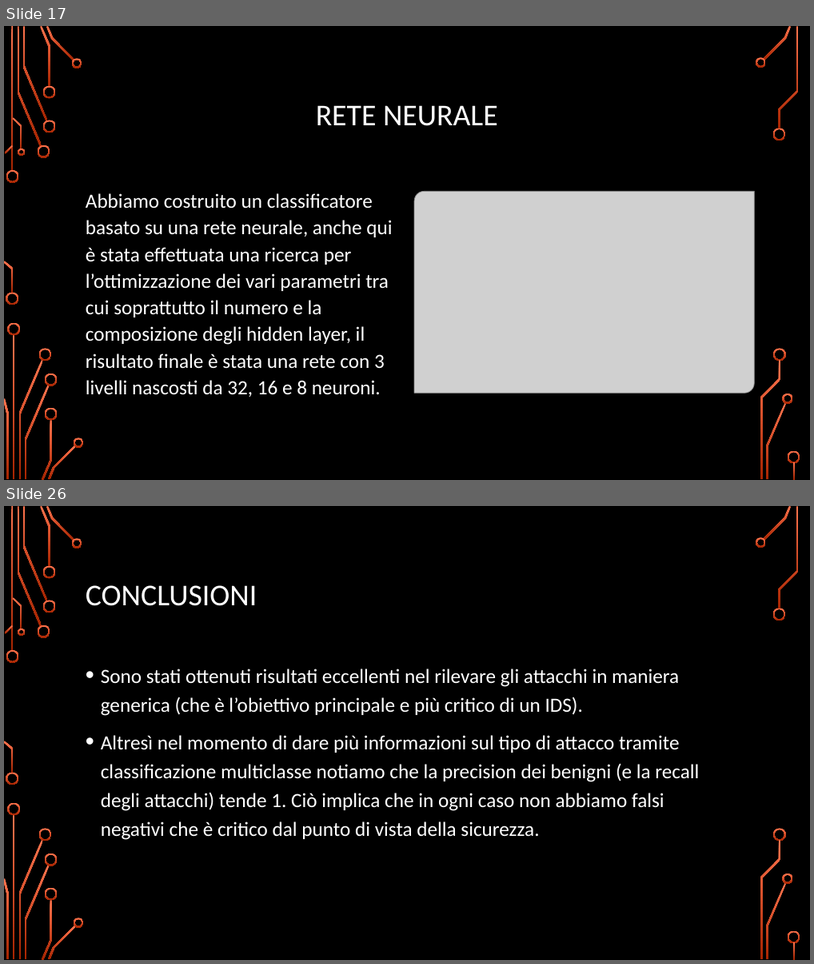
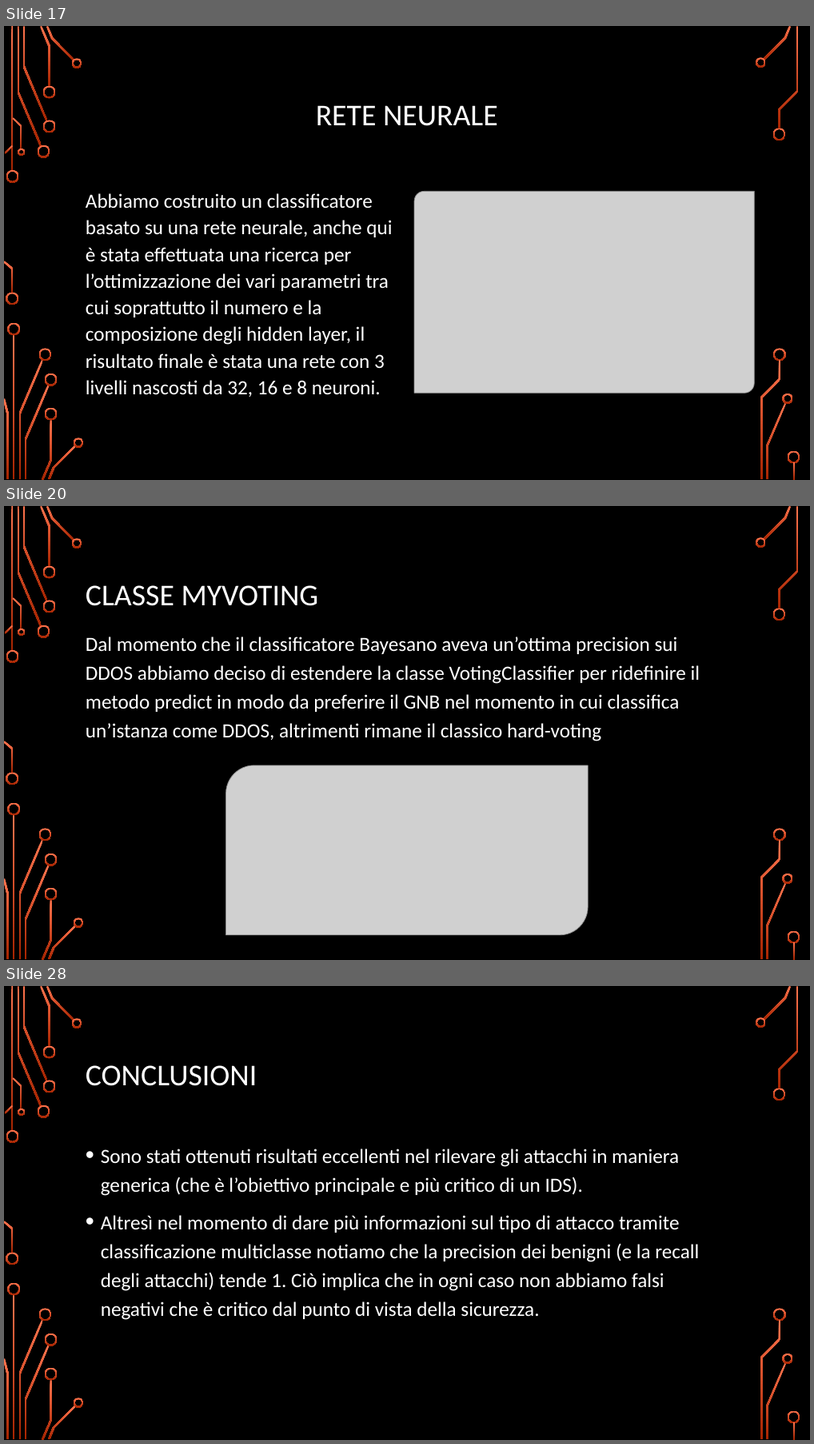
Before and after one commit to rot13-git/Dm-Project, a slide deck: Presentazione.pptx. Shown one above the other, each under a label of ours: slides 17 and 26 before the commit, slides 17, 20 and 28 after it; the slides between them are not shown. The pictures are 814x964 and 814x1444 pixels, drawn with LibreOffice and Linux fonts; fonts in the diff are those of the drawing; grey boxes stand for pictures; background and template pictures are left out. Boxes give left, top, right and bottom in pixels: in the first picture for what was removed or moved away, otherwise in the second. Text is boxed around its words. In the diff, an @@ line names an element or a change of style, - is before the commit and + after.

Commit message:
Add files via upload
Immagini con risoluzione maggiore, aggiunti classification report sui voting

```diff
--- a/Presentazione.pptx
+++ b/Presentazione.pptx
@@ slide 20 added at <box>4,506,810,960</box>, background picture (left out); not listed: 36 template elements that a slide beside it also shows @@
@@ title added at <box>86,585,319,606</box>, 36 pt, text #FFFFFF @@
+CLASSE MYVOTING
@@ text added at <box>86,636,701,741</box>, 24 pt, text #FFFFFF @@
+Dal momento che il classificatore Bayesano aveva un’ottima precision sui DDOS abbiamo deciso di estendere la classe VotingClassifier per ridefinire il metodo predict in modo da preferire il GNB nel momento in cui classifica un’istanza come DDOS, altrimenti rimane il classico hard-voting
@@ picture added at <box>226,765,588,935</box> @@
@@ what was slide 26 is now slide 28 @@
```
Also in this commit, not shown: 9 slides changed, 1 other slide added.
